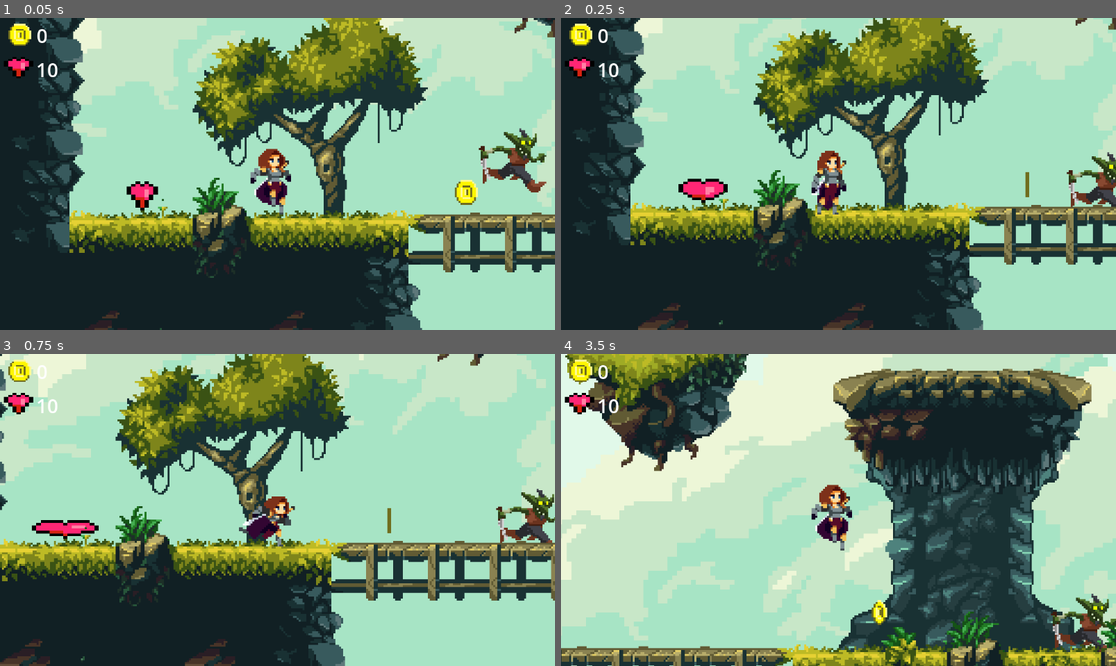
Above: before the commit, frames 1-4 (two rows, left to right).
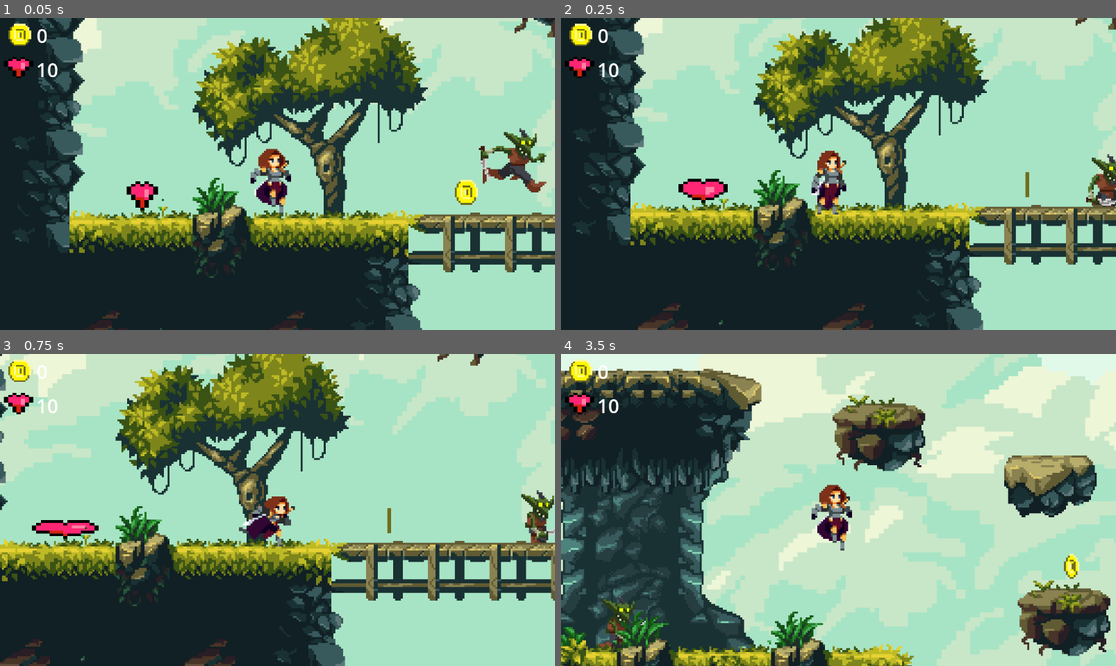
Above: after the commit, the same moments.

Repository: DiegoPaez2/Game
Game: Godot game, scene res://Escenas/Mapas/Mapa1.tscn
Two runs of this game, one before a commit and one after it. Both use one fixed random seed, a clock stepped at 60 frames per second and the inputs below.
Inputs:
- Up to frame 1 (0.05 s): no input
- Up to frame 2 (0.25 s): no input
- Up to frame 3 (0.75 s): hold Right (Derecha) from 0.53 s (still down)
- Up to frame 4 (3.5 s): tap Space (Saltar) at 0.77, 1.52, 3.02 s; release Right (Derecha) at 2.03 s; hold Left (Izquierda) 2.03-2.78 s; hold Right (Derecha) from 2.78 s (still down)

Frame 1 is identical in both runs. In frame 2, 0.7% of the frame differs, in the area x 91-100%, y 42-61%; in frame 3, 0.8%; in frame 4, 79%, in the area x 0-100%, y 0-100%.

Commit message:
¨Enemigo¨

Diff:
--- a/nuevo-proyecto-de-juego/Codigo/Enemigos/enemigo_1.gd
+++ b/nuevo-proyecto-de-juego/Codigo/Enemigos/enemigo_1.gd
@@ -1,60 +1,53 @@
 extends CharacterBody2D
+
+const Personajes_1 = preload("res://Codigo/Personajes/personajes_1.gd")
 
 @export var velocidad := 70
 @export var gravedad := 800
 
-enum Estado { PATRULLANDO, PERSIGUIENDO }
-var estado = Estado.PATRULLANDO
-
 var direccion := 1
+var persiguiendo := false
 var jugador: Node2D = null
 
 @onready var ray_izq = $dect_izq
 @onready var ray_der = $dect_dere
-@onready var area_deteccion = $Area2D
+@onready var anim = $AnimationPlayer
+@onready var sprite = $Sprite2D
 
 func _physics_process(delta):
-	match estado:
-		Estado.PATRULLANDO:
-			patrullar()
-		Estado.PERSIGUIENDO:
-			perseguir()
+	if persiguiendo and jugador != null:
+		# Seguir al jugador
+		var distancia = jugador.global_position.x - global_position.x
+		direccion = sign(distancia)
+		velocity.x = direccion * velocidad
+	else:
+		# Patrullaje simple
+		if ray_der.is_colliding():
+			direccion = -1
+		elif ray_izq.is_colliding():
+			direccion = 1
+		velocity.x = direccion * velocidad
 
-	if is_on_floor():
-		velocity.y = 0
-	else:
-		velocity.y += gravedad * delta
+	# Aplicar gravedad
+	velocity.y += gravedad * delta
 
+	# Movimiento
 	move_and_slide()
 
-	$Sprite2D.flip_h = (direccion < 0)
+	# Animación
+	sprite.flip_h = direccion < 0
+	if abs(velocity.x) > 0:
+		anim.play("Caminar ")
+	else:
+		anim.play("Idle")
 
-	if velocity.x != 0:
-		$AnimationPlayer.play("Caminar")
-	else:
-		$AnimationPlayer.play("Idle")
-
-func patrullar():
-	if ray_der.is_colliding():
-		direccion = -1
-	elif ray_izq.is_colliding():
-		direccion = 1
-
-	velocity.x = direccion * velocidad
-
-func perseguir():
-	if jugador:
-		direccion = 1 if jugador.global_position.x > global_position.x else -1
-		velocity.x = direccion * velocidad
-	else:
-		estado = Estado.PATRULLANDO
-
+# Señales del Area2D para detectar jugador
 func _on_area_2d_body_entered(body: Node2D) -> void:
-	if body.name == "Jugador":
+	if body.name == "Jugador" or body is Personajes_1:
+		persiguiendo = true
 		jugador = body
-		estado = Estado.PERSIGUIENDO
 
 func _on_area_2d_body_exited(body: Node2D) -> void:
 	if body == jugador:
+		persiguiendo = false
 		jugador = null
-		estado = Estado.PATRULLANDO
--- a/nuevo-proyecto-de-juego/Escenas/Mapas/Mapa1.tscn
+++ b/nuevo-proyecto-de-juego/Escenas/Mapas/Mapa1.tscn
@@ -1278,3 +1278,6 @@
 
 [node name="CharacterBody2D2" parent="." instance=ExtResource("12_q7asl")]
 position = Vector2(163, -37)
+
+[node name="CharacterBody2D3" parent="." instance=ExtResource("12_q7asl")]
+position = Vector2(2044, -27)
